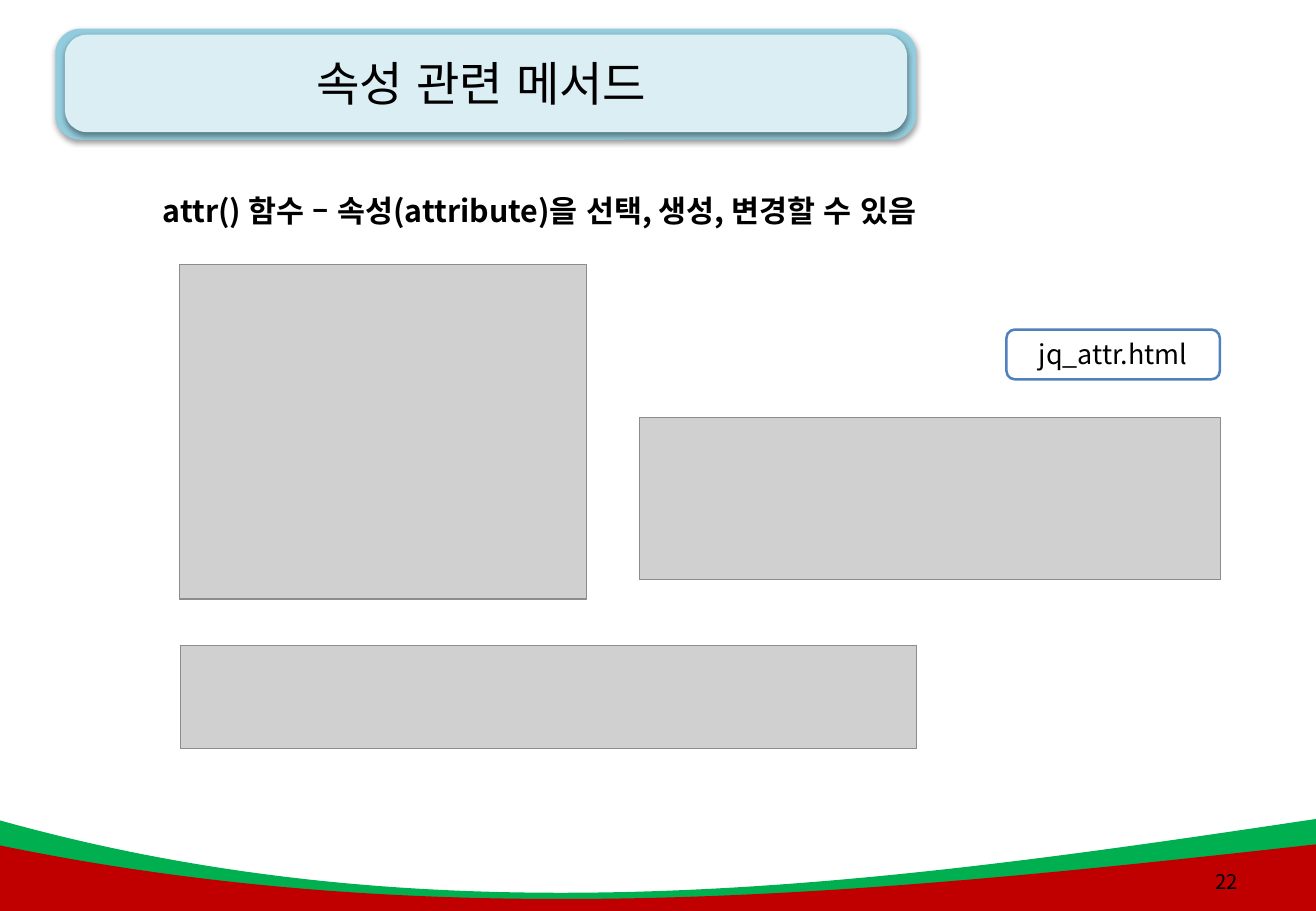
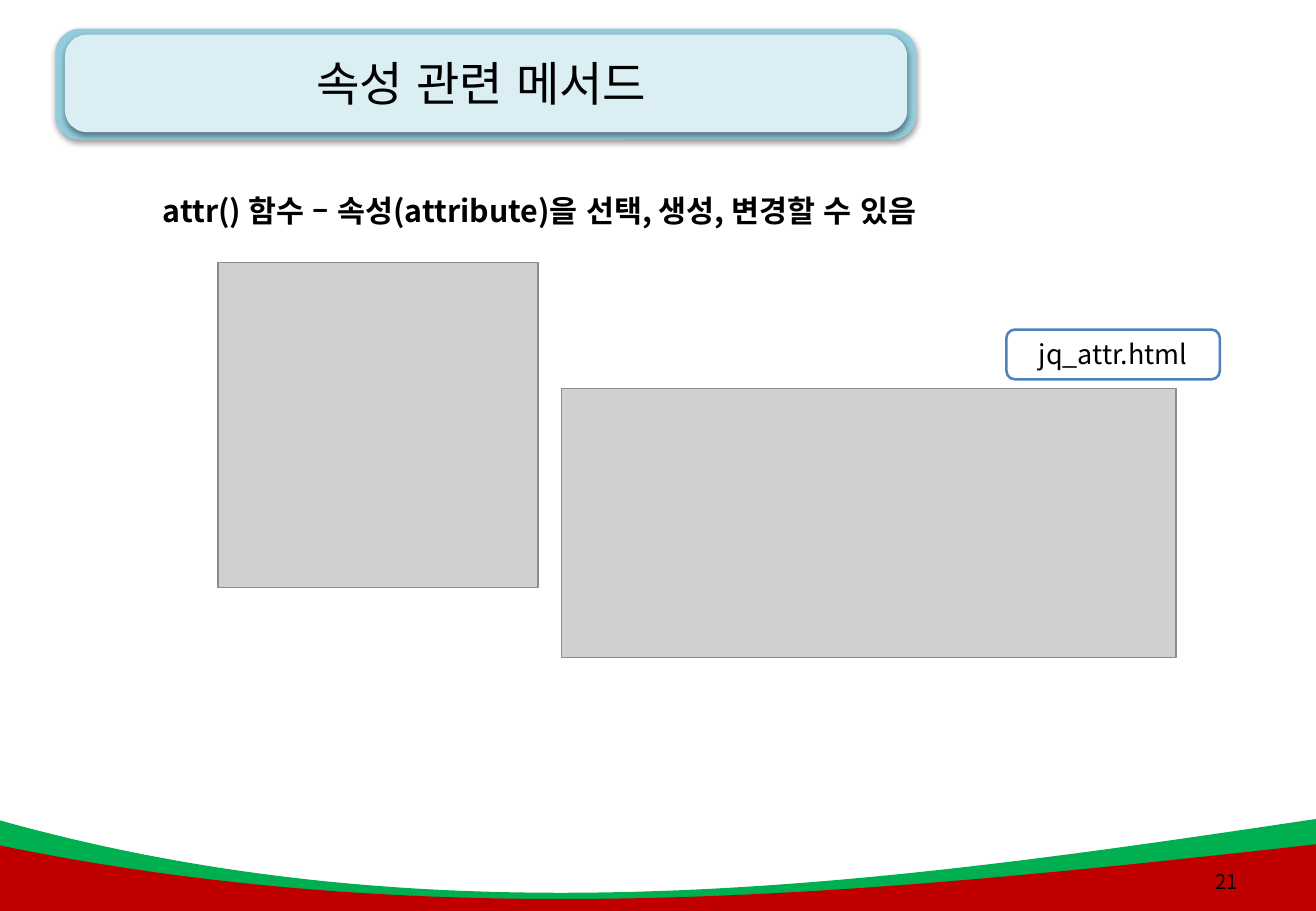
Before and after one commit to zerochips/green_project, a slide deck: slide 21 of html_css_project/js_ppt/9강. JQuery .pptx (slide 22 before the commit). Drawn at 1316x911 pixels with LibreOffice and Linux fonts; fonts in the diff are those of the drawing; grey boxes stand for pictures; background and template pictures are left out. Boxes give left, top, right and bottom in pixels: in the first picture for what was removed or moved away, otherwise in the second. Text is boxed around its words. In the diff, an @@ line names an element or a change of style, - is before the commit and + after.

```diff
--- a/html_css_project/js_ppt/9강. JQuery .pptx
+++ b/html_css_project/js_ppt/9강. JQuery .pptx
@@ picture: place and size @@
-picture at [180, 265, 587, 600]
+picture at [218, 262, 537, 588]
@@ picture: place and size @@
-picture at [639, 418, 1220, 581]
+picture at [561, 389, 1176, 659]
@@ picture removed at [180, 646, 916, 750] @@
@@ page number at [1216, 874, 1238, 889]: text changed @@
-22
+21
```
Also in this commit, not shown: 4 other slides changed, 1 slide added, 21 other files.
